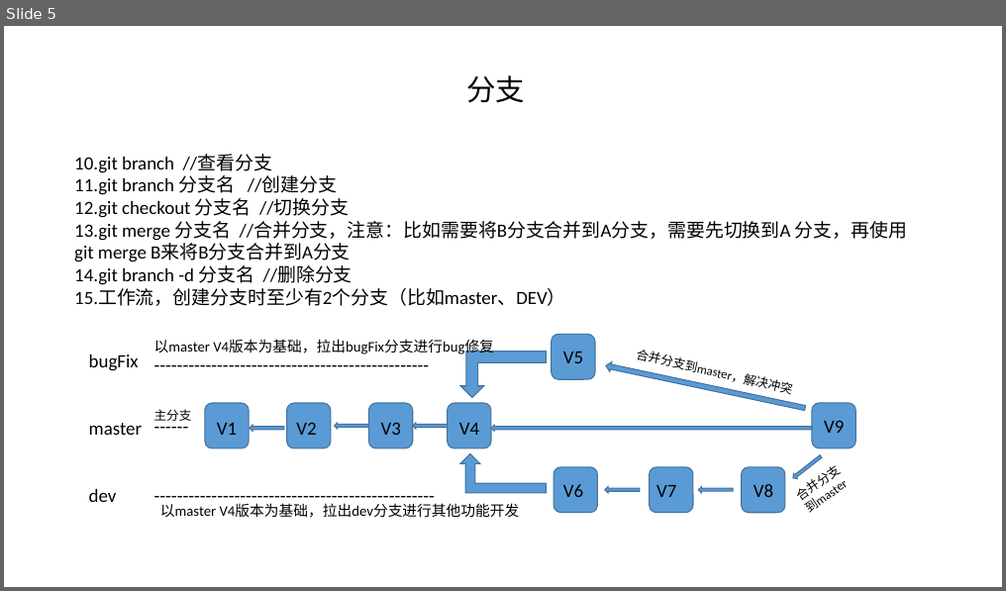
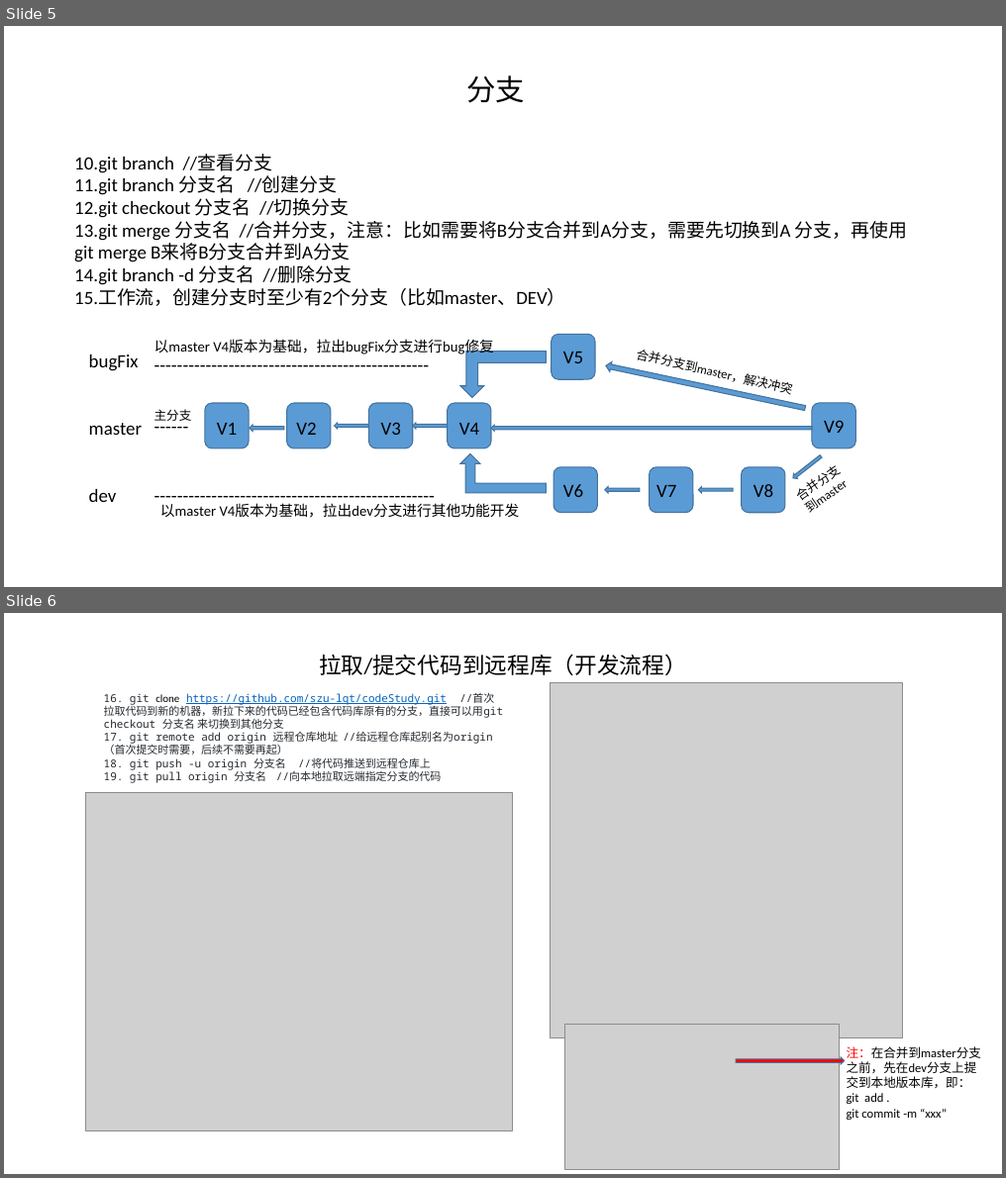
Before and after one commit to szu-lqt/codeStudy, a slide deck: gitStudy/gitStudy.pptx. Shown one above the other, each under a label of ours: slide 5 before the commit, slides 5 and 6 after it. The pictures are 1006x591 and 1006x1178 pixels, drawn with LibreOffice and Linux fonts; fonts in the diff are those of the drawing; grey boxes stand for pictures. Boxes give left, top, right and bottom in pixels: in the first picture for what was removed or moved away, otherwise in the second. Text is boxed around its words. In the diff, an @@ line names an element or a change of style, - is before the commit and + after.

```diff
--- a/gitStudy/gitStudy.pptx
+++ b/gitStudy/gitStudy.pptx
@@ slide 6 added at <box>4,613,1002,1174</box>, background #FFFFFF @@
@@ title added at <box>319,654,687,675</box>, 21.6 pt, text #000000 @@
+拉取/提交代码到远程库（开发流程）
@@ text added at <box>104,693,503,783</box>, 10.5 pt, text #24292F @@
+16. git clone https://github.com/szu-lqt/codeStudy.git //首次拉取代码到新的机器，新拉下来的代码已经包含代码库原有的分支，直接可以用git checkout 分支名 来切换到其他分支 17. git remote add origin 远程仓库地址 //给远程仓库起别名为origin（首次提交时需要，后续不需要再起） 18. git push -u origin 分支名 //将代码推送到远程仓库上 19. git pull origin 分支名 //向本地拉取远端指定分支的代码
@@ picture added at <box>549,682,902,1039</box> @@
@@ picture added at <box>85,792,512,1131</box> @@
@@ picture added at <box>565,1024,840,1170</box> @@
@@ right arrow added at <box>737,1058,845,1064</box>, fill #FF0000, outline #43739E 1 pt @@
@@ text added at <box>846,1047,981,1120</box>, 12 pt, text #000000 @@
+注：在合并到master分支之前，先在dev分支上提交到本地版本库，即：
+git add .
+git commit -m “xxx”
```
Also in this commit, not shown: 3 other slides added, 1 other file.
